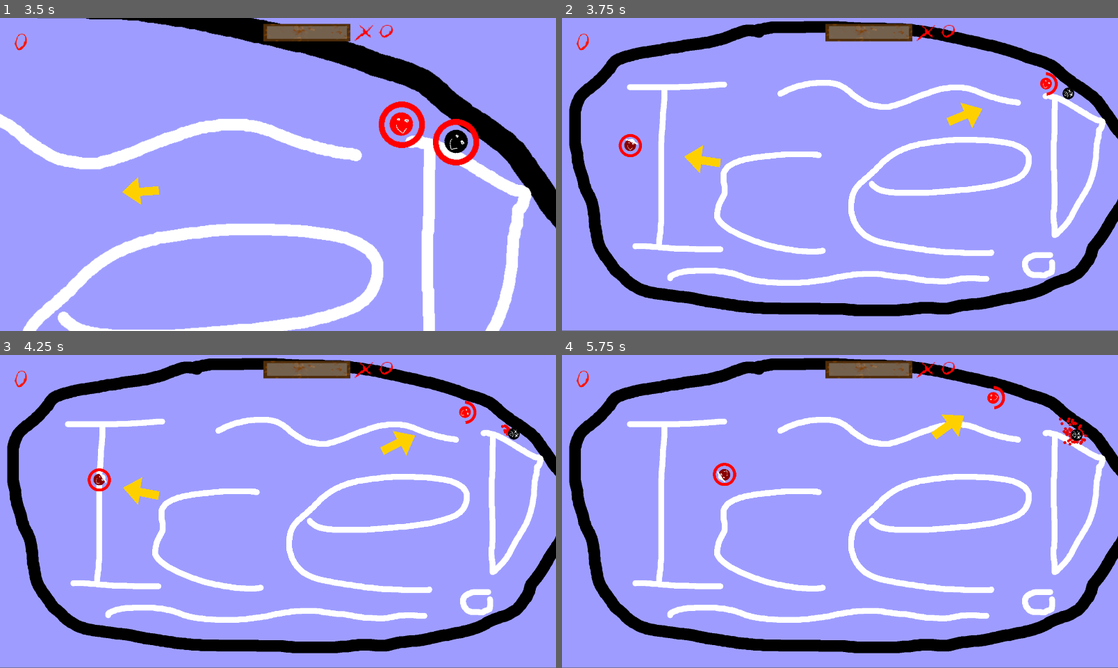
Above: before the commit, frames 1-4 (two rows, left to right).
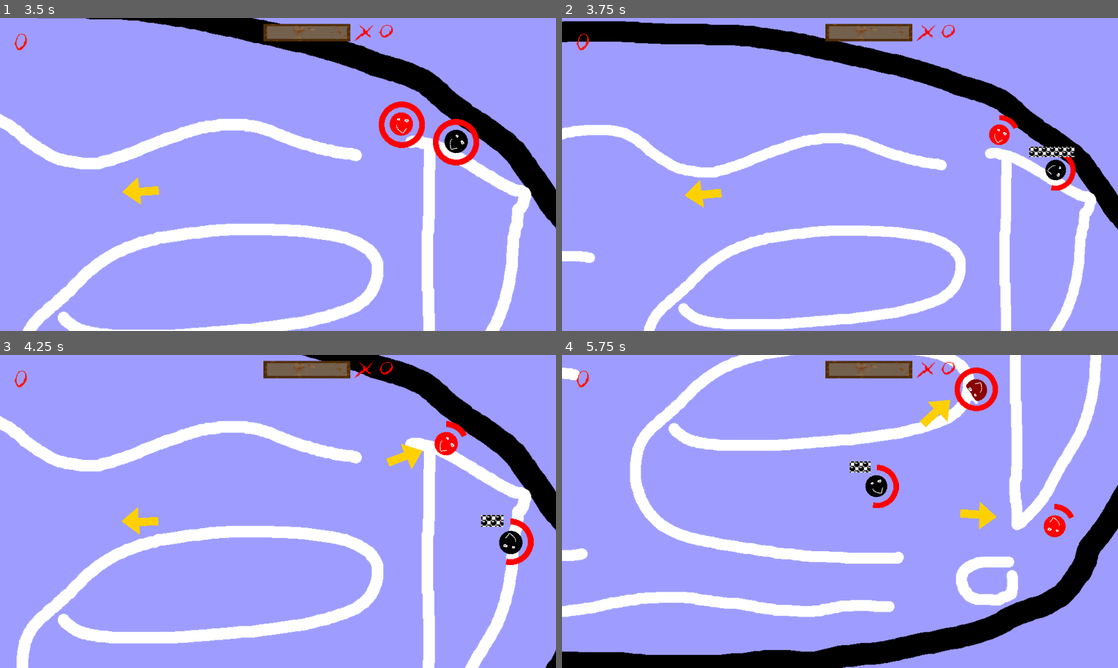
Above: after the commit, the same moments.

Repository: Junber/LD-47
Game: Godot game, scene res://Scenes/Root.tscn
Two runs of this game, one before a commit and one after it. Both use one fixed random seed, a clock stepped at 60 frames per second and the inputs below. Sound files missing from this copy of the repository are replaced by a short silence.
Inputs (mouse positions are in pixels of both pictures, inside the frame that each line leads up to):
- Up to frame 1 (3.5 s): move the mouse to (400, 158) at 0.52 s; hold D (move_right) 0.53-1.28 s; tap Space (boost) every 0.75 s from 0.6 to 2.85 s; click (400, 158) at 0.67 s; move the mouse to (166, 190) at 1.27 s; hold S (move_down) 1.28-2.03 s; move the mouse to (333, 105) at 2.02 s; hold D (move_right) 2.03-2.78 s; move the mouse to (250, 237) at 2.77 s; hold W (move_up) from 2.78 s (still down); click (250, 237) at 2.92 s
- Up to frame 2 (3.75 s): move the mouse to (1006, 221) at 3.52 s; release W (move_up) at 3.53 s; hold A (move_left) from 3.53 s (still down); tap Space (boost) at 3.6 s
- Up to frame 3 (4.25 s): keep holding A (move_left)
- Up to frame 4 (5.75 s): move the mouse to (673, 464) at 4.27 s; tap Space (boost) at 4.35, 5.1 s; move the mouse to (867, 511) at 5.02 s; release A (move_left) at 5.03 s; hold S (move_down) from 5.03 s (still down); click (867, 511) at 5.17 s

Frame 1 is identical in both runs. In frame 2, 31% of the frame differs, in the area x 0-100%, y 0-100%; in frame 3, 30%; in frame 4, 32%.

Commit message:
Change how damage works somewhat

Diff:
--- a/Scenes/Player.tscn
+++ b/Scenes/Player.tscn
@@ -13,6 +13,7 @@
 collision_layer = 1
 collision_mask = 4
 script = ExtResource( 4 )
+health = 240
 
 [node name="DeadSprite" parent="." index="0"]
 texture = ExtResource( 5 )
--- a/Scripts/Enemy.gd
+++ b/Scripts/Enemy.gd
@@ -15,11 +15,14 @@
 
 	var damageToOther = damageDealt()
 	if !protected(collider):
+		var damageToSelf = collider.damageDealt()
 		bounceOffOfIceScater(collider)
-		changeHealth(collider.damageDealt())
+		changeHealth(damageToSelf)
 		if dead:
 			damageToOther = 0
 			emit_signal("enemyKilledByPlayer")
+		elif damageToSelf < -60:
+			damageToOther = 0
 		else:
 			emit_signal("enemyNotKilledByPlayer")
 	else:
--- a/Scripts/IceScater.gd
+++ b/Scripts/IceScater.gd
@@ -6,6 +6,8 @@
 onready var particleEmitter = $BloodParticles
 export var acceleration = 1000
 
+export var health = 160
+
 const maxRotationSpeed = 1000
 
 var velocity = Vector2(0,0)
@@ -13,7 +15,8 @@
 var dead = false
 
 func _ready():
-	pass
+	healthBar.max_value = health
+	healthBar.value = health
 
 func protected(_collider):
 	return false
@@ -45,7 +48,7 @@
 	rotationSpeed = min(rotationSpeed + 100, maxRotationSpeed)
 
 func damageDealt():
-	return -(rotationSpeed + velocity.length() / 2) * 0.1
+	return max(-(rotationSpeed + velocity.length() / 2) * 0.1, -80)
 
 func kill():
 	if !dead:
